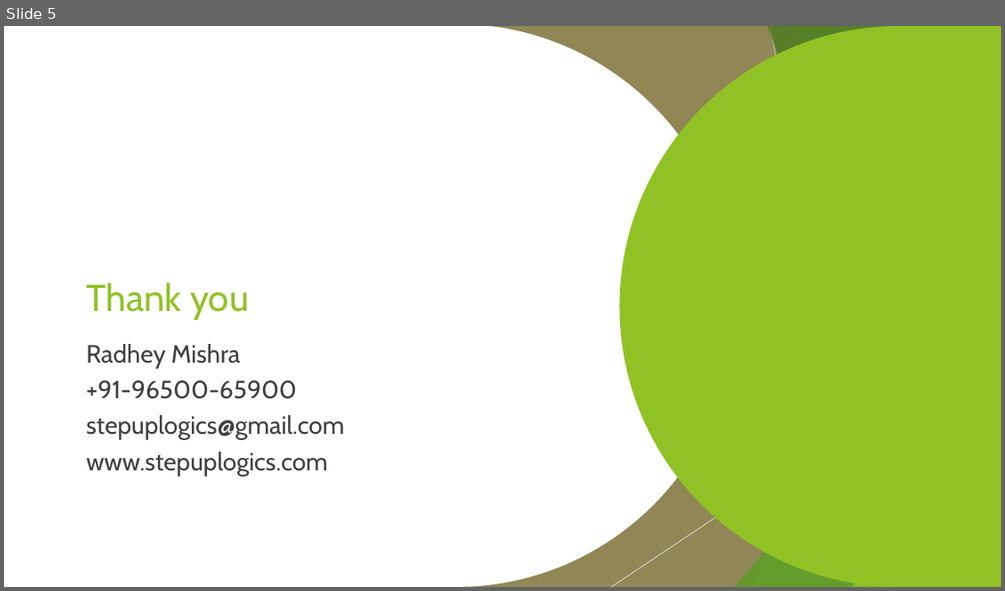
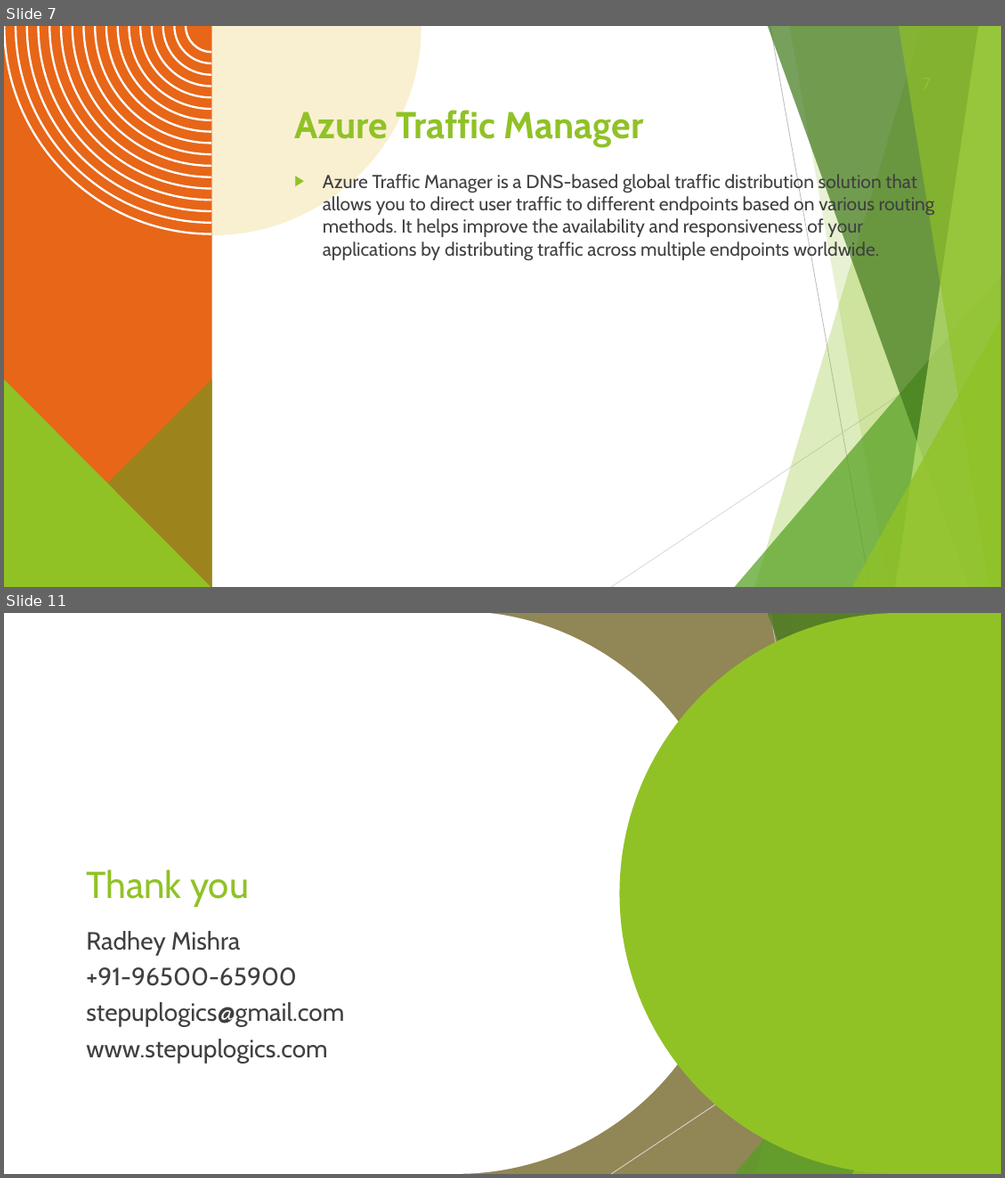
Before and after one commit to radhey24h/cloud-in-depth, a slide deck: azure-in-depth/Day-5-Azure-Networking/01-Azure-Networking.pptx. Shown one above the other, each under a label of ours: slide 5 before the commit, slides 7 and 11 after it; the slides between them are not shown. The pictures are 1005x591 and 1005x1178 pixels, drawn with LibreOffice and Linux fonts; fonts in the diff are those of the drawing; background and template pictures are left out. Boxes give left, top, right and bottom in pixels: in the first picture for what was removed or moved away, otherwise in the second. Text is boxed around its words. In the diff, an @@ line names an element or a change of style, - is before the commit and + after.

Commit message:
changes in Azure networking ppt

```diff
--- a/azure-in-depth/Day-5-Azure-Networking/01-Azure-Networking.pptx
+++ b/azure-in-depth/Day-5-Azure-Networking/01-Azure-Networking.pptx
@@ slide 7 added at [4,26,1001,587], background #FFFFFF; not listed: 10 template elements that a slide beside it also shows @@
@@ freeform shape added at [4,26,212,587], fill #E76618 @@
@@ freeform shape added at [4,26,212,234], fill #FFFFFF @@
@@ freeform shape added at [212,26,421,235], fill #F5E3A5 at 50% opacity @@
@@ title added at [294,107,644,147], 36 pt, text #90C226, bold @@
+Azure Traffic Manager
@@ text added at [323,172,935,261], 18 pt, text #404040 @@
+▶ Azure Traffic Manager is a DNS-based global traffic distribution solution that allows you to direct user traffic to different endpoints based on various routing methods. It helps improve the availability and responsiveness of your applications by distributing traffic across multiple endpoints worldwide.
@@ freeform shape added at [4,378,212,587], fill #54A021 at 50% opacity @@
@@ freeform shape added at [4,378,212,587], fill #90C226 @@
@@ what was slide 5 is now slide 11 @@
```
Also in this commit, not shown: 3 slides changed, 6 other slides added, 1 slide removed, 9 other files.
